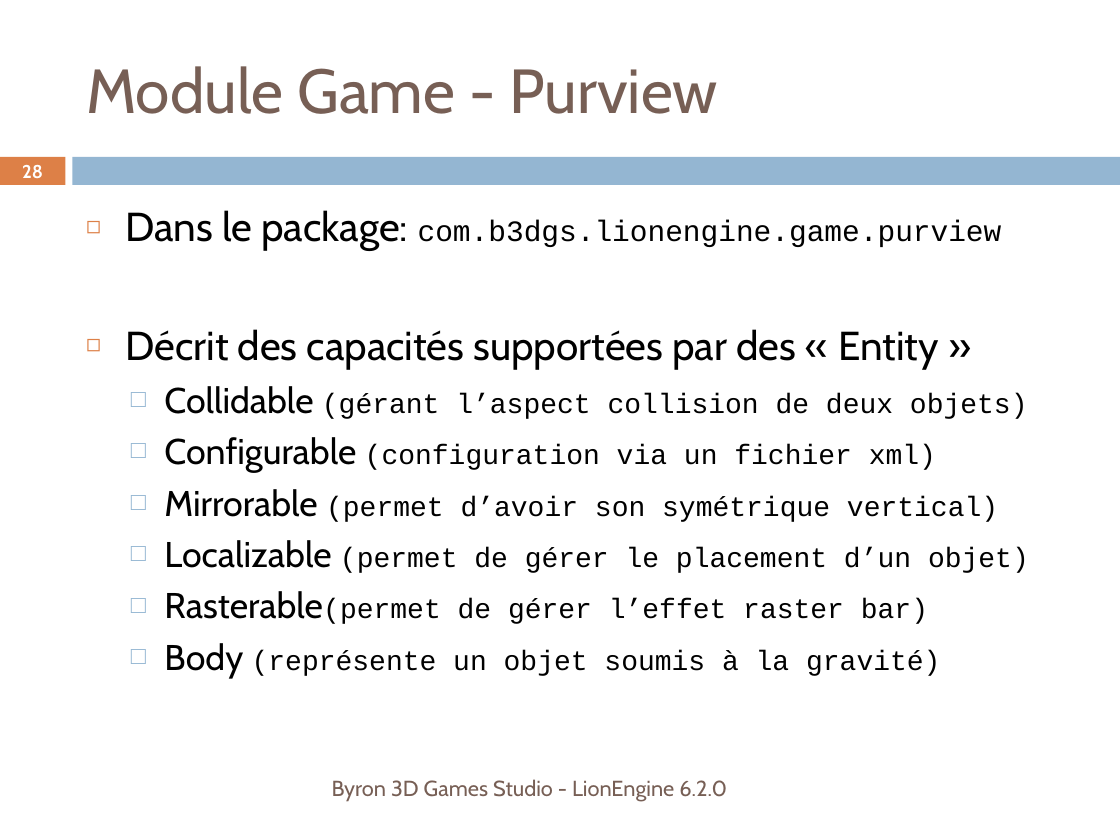
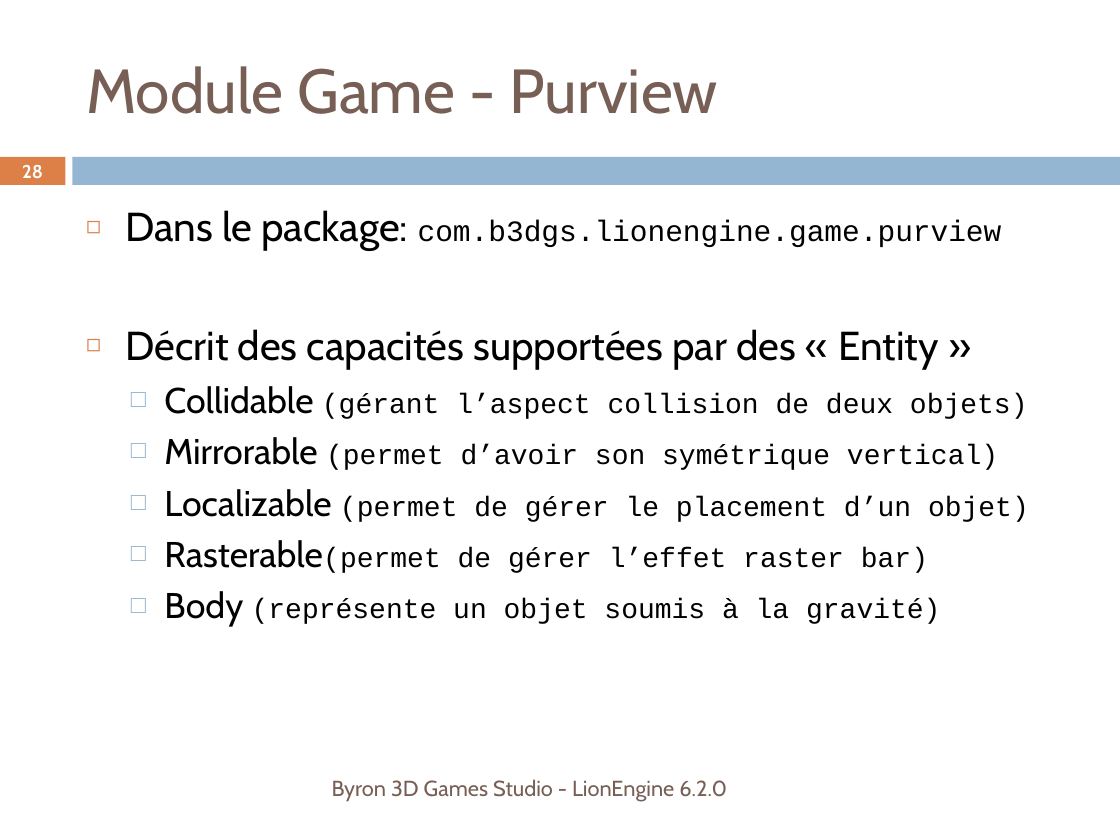
Before and after one commit to b3dgs/lionengine, a slide deck: slide 28 of doc/src/lionengine.pptx. Drawn at 1120x840 pixels with LibreOffice and Linux fonts; fonts in the diff are those of the drawing. Boxes give left, top, right and bottom in pixels: in the first picture for what was removed or moved away, otherwise in the second. Text is boxed around its words. In the diff, an @@ line names an element or a change of style, - is before the commit and + after.

```diff
--- a/doc/src/lionengine.pptx
+++ b/doc/src/lionengine.pptx
@@ text at [164,437,936,472]: paragraph removed @@
-  □ Configurable (configuration via un fichier xml)
```
Also in this commit, not shown: 4 other slides changed, 2 other files.
